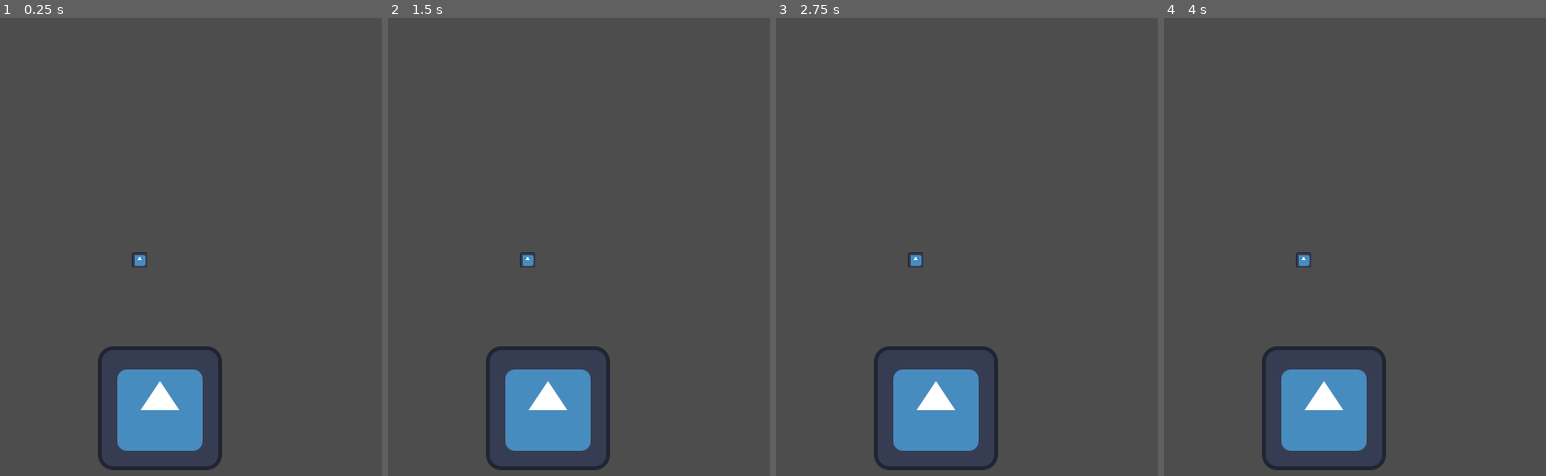
Above: before the commit, frames 1-4 (left to right).
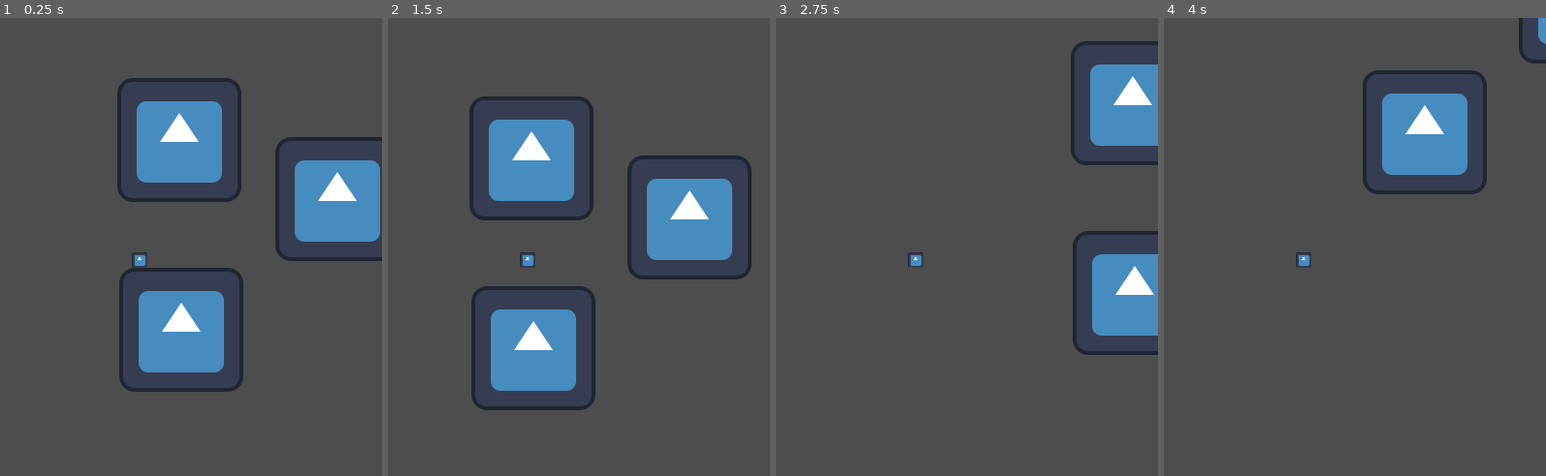
Above: after the commit, the same moments.

Repository: 8by4/solo1
Game: Godot game, scene res://Scenes/test.tscn
Two runs of this game, one before a commit and one after it. Both use one fixed random seed, a clock stepped at 60 frames per second and the inputs below. The project has no main scene, so this scene is started directly. The engine's default icon, where the game draws it, is replaced by a stand-in: a white triangle on a blue panel in a dark square.
Inputs:
- Up to frame 1 (0.25 s): no input
- Up to frame 2 (1.5 s): tap Enter at 0.5 s; hold D (right) from 0.53 s (still down); tap W (up) at 0.6, 0.77, 1.07, 1.35 s
- Up to frame 3 (2.75 s): tap W (up) at 1.52, 1.82, 2.1 s; release D (right) at 2.03 s; hold A (left) from 2.03 s (still down)
- Up to frame 4 (4 s): release A (left) at 2.78 s; hold D (right) from 2.78 s (still down); tap W (up) at 2.85, 3.02, 3.32, 3.6, 3.77 s

The runs differ from the first frame. In frame 1, 19% of the frame differs, in the area x 25-100%, y 13-99%; in frame 2, 18%; in frame 3, 12%; in frame 4, 10%.

Commit message:
evan has big diuck

Diff:
--- a/Scenes/test.tscn
+++ b/Scenes/test.tscn
@@ -8,18 +8,37 @@
 
 [node name="test" type="Node2D"]
 
-[node name="Sprite2D" type="Sprite2D" parent="."]
+[node name="Area2D" type="StaticBody2D" parent="."]
 position = Vector2(231, 243)
+
+[node name="Sprite2D" type="Sprite2D" parent="Area2D"]
 texture = ExtResource("1_h57xp")
+
+[node name="CollisionShape2D" type="CollisionShape2D" parent="Area2D"]
+position = Vector2(-0.5, 0.5)
+shape = SubResource("RectangleShape2D_8p5l4")
+
+[node name="Area2D2" type="StaticBody2D" parent="."]
+position = Vector2(392, 108)
 metadata/_edit_group_ = true
 
-[node name="Area2D" type="Area2D" parent="Sprite2D"]
+[node name="Sprite2D" type="Sprite2D" parent="Area2D2"]
+texture = ExtResource("1_h57xp")
+
+[node name="CollisionShape2D2" type="CollisionShape2D" parent="Area2D2"]
+position = Vector2(-0.5, 0.5)
+shape = SubResource("RectangleShape2D_8p5l4")
+
+[node name="Area2D3" type="StaticBody2D" parent="."]
+position = Vector2(229, 47)
 metadata/_edit_group_ = true
 
-[node name="CollisionShape2D" type="CollisionShape2D" parent="Sprite2D/Area2D"]
+[node name="Sprite2D" type="Sprite2D" parent="Area2D3"]
+texture = ExtResource("1_h57xp")
+
+[node name="CollisionShape2D2" type="CollisionShape2D" parent="Area2D3"]
 position = Vector2(-0.5, 0.5)
 shape = SubResource("RectangleShape2D_8p5l4")
-metadata/_edit_group_ = true
 
 [node name="Player" parent="." instance=ExtResource("2_irjva")]
-position = Vector2(210, 90)
+position = Vector2(188, 155)
--- a/Scripts/player.gd
+++ b/Scripts/player.gd
@@ -10,7 +10,6 @@
 const WALLJUMP_TIME = 0.2
 
 # Movement Variables
-var motion = Vector2(0, 0)
 var justWallJumped = false
 
 # Node References
@@ -29,28 +28,28 @@
 	# (Wall) Jumping
 	if Input.is_action_just_pressed("up"):
 		if is_on_floor():
-			motion.y = -JUMP_POWER
+			velocity.y = -JUMP_POWER
 		else:
 			if rayCastLeftNode.is_colliding() or rayCastRightNode.is_colliding():
-				motion.y = -JUMP_POWER * 0.8
+				velocity.y = -JUMP_POWER * 0.8
 				justWallJumped = true
 				timerNode.start(WALLJUMP_TIME)
 
 			if rayCastLeftNode.is_colliding():
-				motion.x = WALL_JUMP_POWER
+				velocity.x = WALL_JUMP_POWER
 			if rayCastRightNode.is_colliding():
-				motion.x = -WALL_JUMP_POWER
+				velocity.x = -WALL_JUMP_POWER
 
 	if not justWallJumped:
 		if Input.is_action_pressed("left"):
-			motion.x -= SPEED
+			velocity.x -= SPEED
 		elif Input.is_action_pressed("right"):
-			motion.x += SPEED
+			velocity.x += SPEED
 
-		motion.x = lerpf(motion.x, 0.0, 0.3)
+		velocity.x = lerpf(velocity.x, 0.0, 0.3)
 
-	motion.y += GRAVITY
+	velocity.y += GRAVITY
 
-	if MAX_DOWN_VEL < motion.y:
-		motion.y = MAX_DOWN_VEL
+	if MAX_DOWN_VEL < velocity.y:
+		velocity.y = MAX_DOWN_VEL
 	move_and_slide()
--- a/project.godot
+++ b/project.godot
@@ -21,7 +21,7 @@
 
 [editor_plugins]
 
-enabled=PackedStringArray("res://addons/GPTIntegration/plugin.cfg")
+enabled=PackedStringArray()
 
 [input]
 
